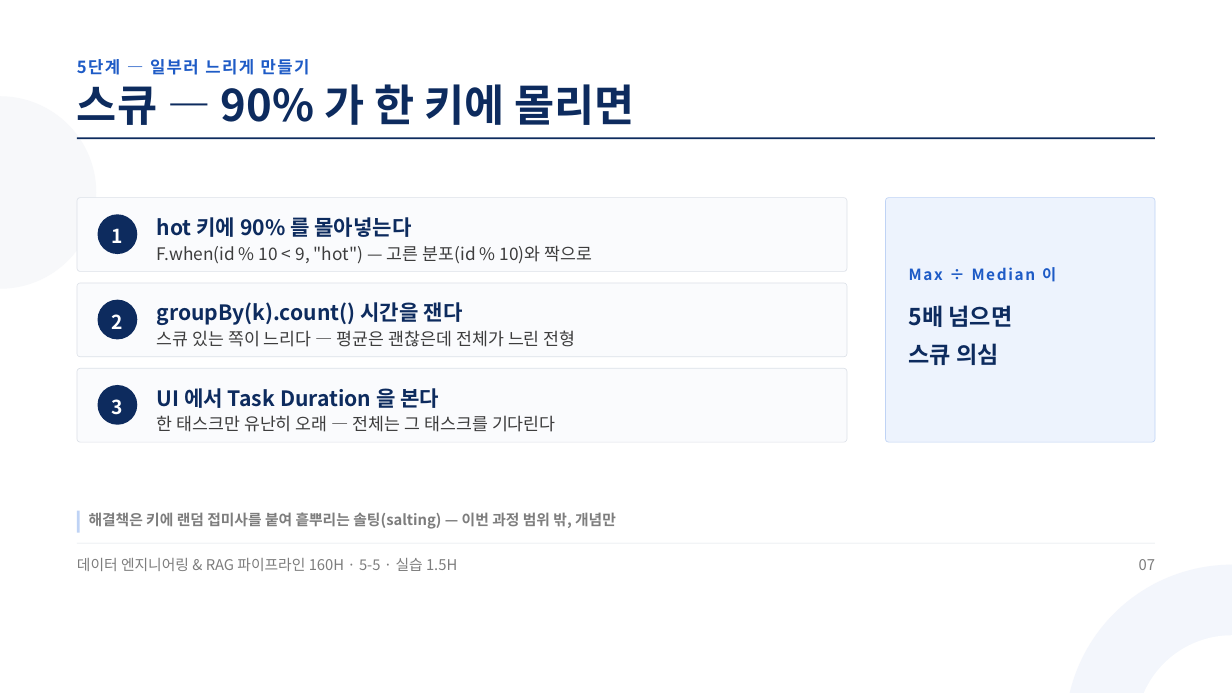
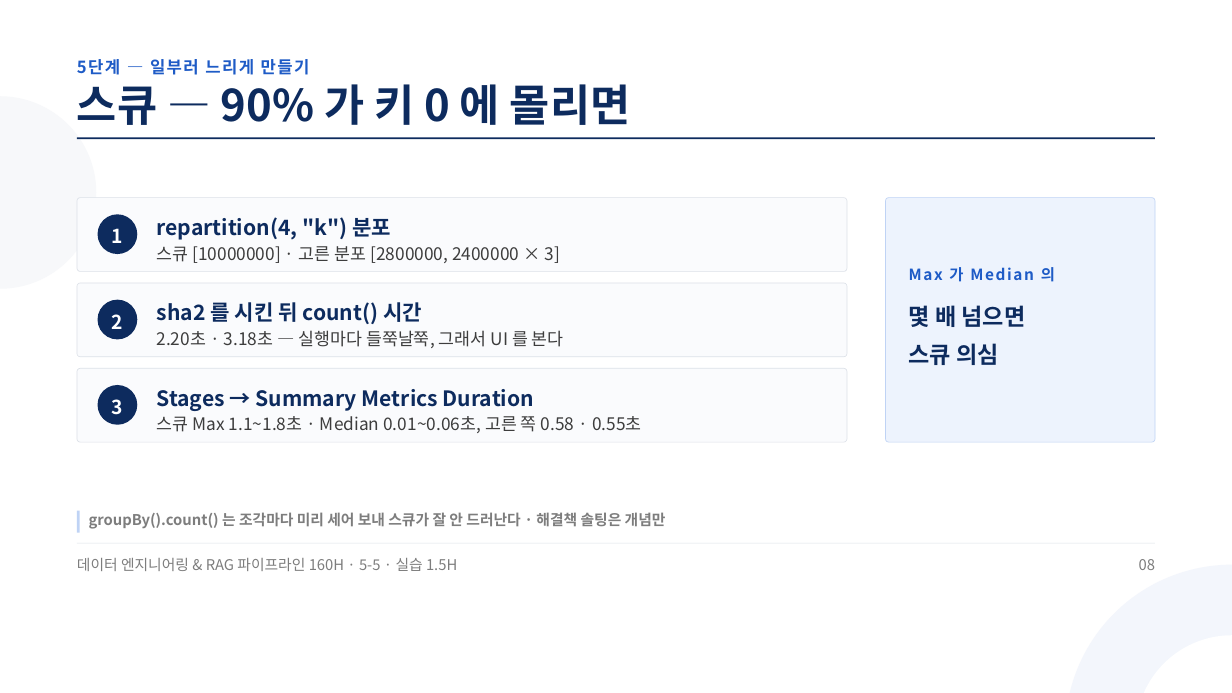
Before and after one commit to aebonlee/materials, a slide deck: slide 8 of data-eng/decks/w5d5s2.pptx (slide 7 before the commit). Drawn at 1232x693 pixels with LibreOffice and Linux fonts; fonts in the diff are those of the drawing. Boxes give left, top, right and bottom in pixels: in the first picture for what was removed or moved away, otherwise in the second. Text is boxed around its words. In the diff, an @@ line names an element or a change of style, - is before the commit and + after.

```diff
--- a/data-eng/decks/w5d5s2.pptx
+++ b/data-eng/decks/w5d5s2.pptx
@@ text at [77, 84, 630, 125]: text changed @@
-스큐 — 90% 가 한 키에 몰리면
+스큐 — 90% 가 키 0 에 몰리면
@@ text at [157, 217, 391, 240]: text changed @@
-hot 키에 90% 를 몰아넣는다
+repartition(4, "k") 분포
@@ text at [157, 246, 560, 263]: text changed @@
-F.when(id % 10 < 9, "hot") — 고른 분포(id % 10)와 짝으로
+스큐 [10000000] · 고른 분포 [2800000, 2400000 × 3]
@@ text at [909, 267, 1055, 282]: text changed @@
-Max ÷ Median 이
+Max 가 Median 의
@@ text at [157, 302, 422, 324]: text changed @@
-groupBy(k).count() 시간을 잰다
+sha2 를 시킨 뒤 count() 시간
@@ text at [909, 305, 1026, 327]: text changed @@
-5배 넘으면
+몇 배 넘으면
@@ text at [157, 330, 564, 348]: text changed @@
-스큐 있는 쪽이 느리다 — 평균은 괜찮은데 전체가 느린 전형
+2.20초 · 3.18초 — 실행마다 들쭉날쭉, 그래서 UI 를 본다
@@ text at [157, 389, 534, 411]: text changed @@
-UI 에서 Task Duration 을 본다
+Stages → Summary Metrics Duration
@@ text at [157, 416, 642, 433]: text changed @@
-한 태스크만 유난히 오래 — 전체는 그 태스크를 기다린다
+스큐 Max 1.1~1.8초 · Median 0.01~0.06초, 고른 쪽 0.58 · 0.55초
@@ text at [89, 512, 666, 529]: text changed @@
-해결책은 키에 랜덤 접미사를 붙여 흩뿌리는 솔팅(salting) — 이번 과정 범위 밖, 개념만
+groupBy().count() 는 조각마다 미리 세어 보내 스큐가 잘 안 드러난다 · 해결책 솔팅은 개념만
@@ text at [1139, 559, 1155, 570]: text changed @@
-07
+08
```
Also in this commit, not shown: 7 other slides changed, 3 slides added, 2 slides removed, 11 other files.
